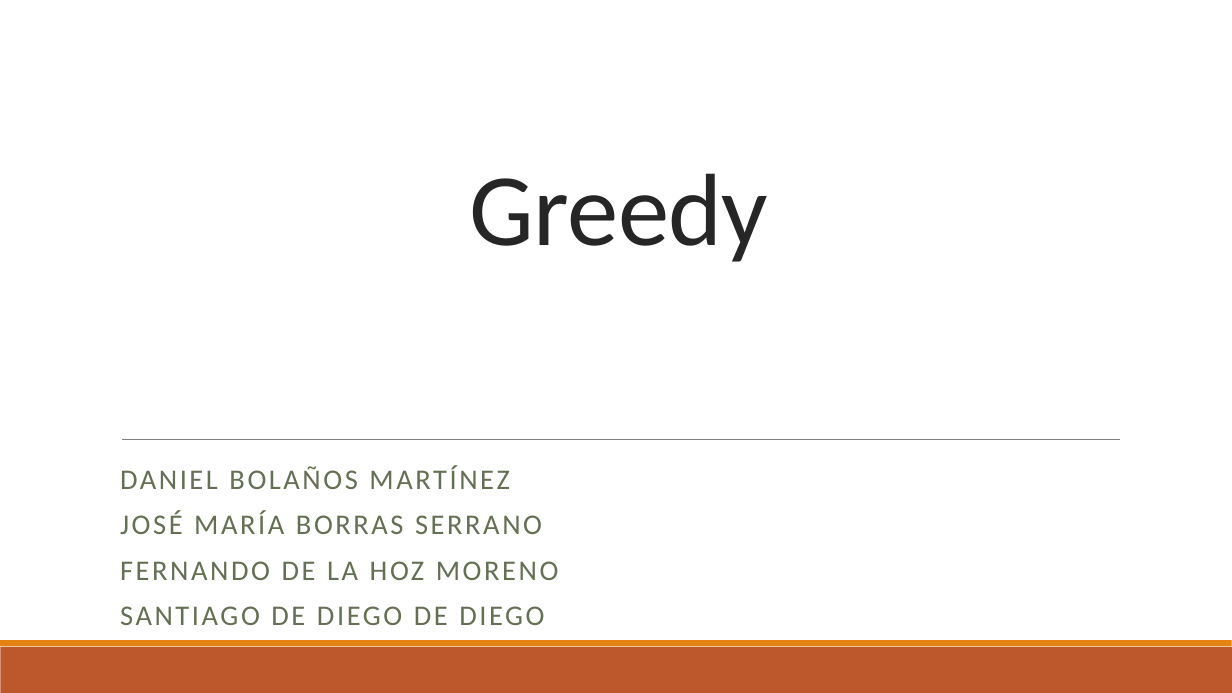
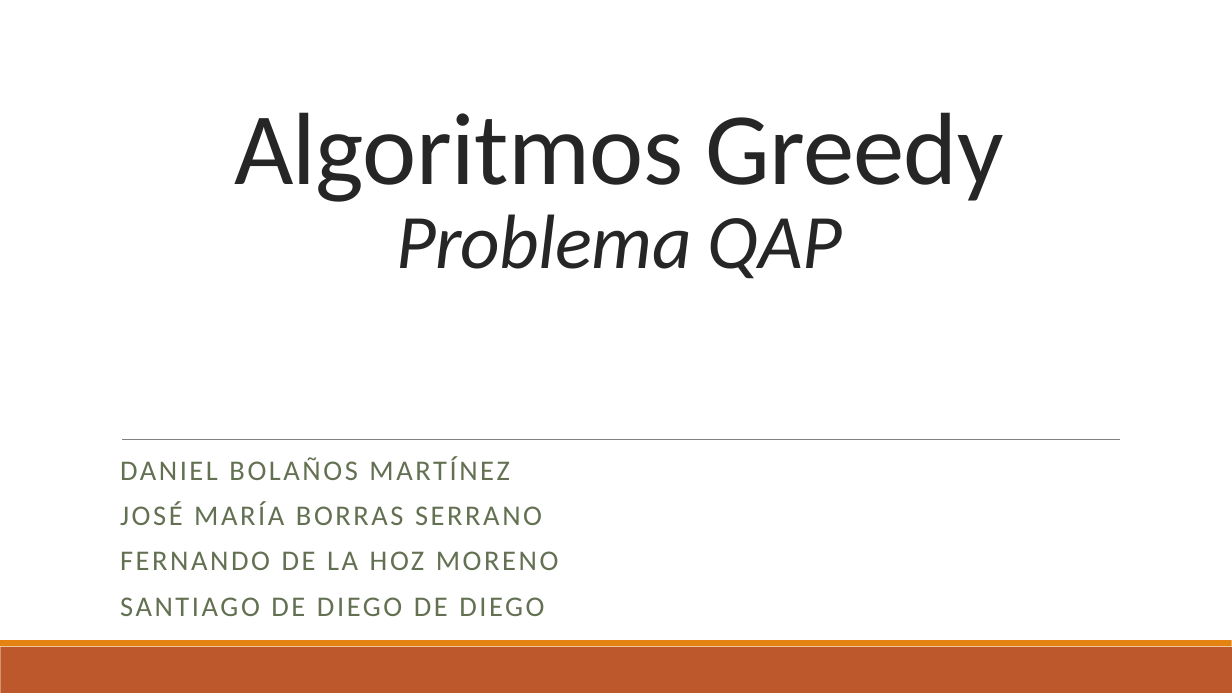
Before and after one commit to santidediego/Algoritmica, a slide deck: slide 1 of Practica3/Greedy.pptx. Drawn at 1232x693 pixels with LibreOffice and Linux fonts; fonts in the diff are those of the drawing. Boxes give left, top, right and bottom in pixels: in the first picture for what was removed or moved away, otherwise in the second. Text is boxed around its words. In the diff, an @@ line names an element or a change of style, - is before the commit and + after.

```diff
--- a/Practica3/Greedy.pptx
+++ b/Practica3/Greedy.pptx
@@ title at <box>234,112,1003,279</box>: text changed @@
-Greedy
+Algoritmos Greedy
+Problema QAP
@@ subtitle "DANIEL BOLAÑOS MARTÍNEZ": place and size @@
-subtitle "DANIEL BOLAÑOS MARTÍNEZ" at <box>120,465,559,625</box>
+subtitle "DANIEL BOLAÑOS MARTÍNEZ" at <box>120,456,559,616</box>
```
Also in this commit, not shown: 6 other slides changed, 3 slides added, 1 other file.
